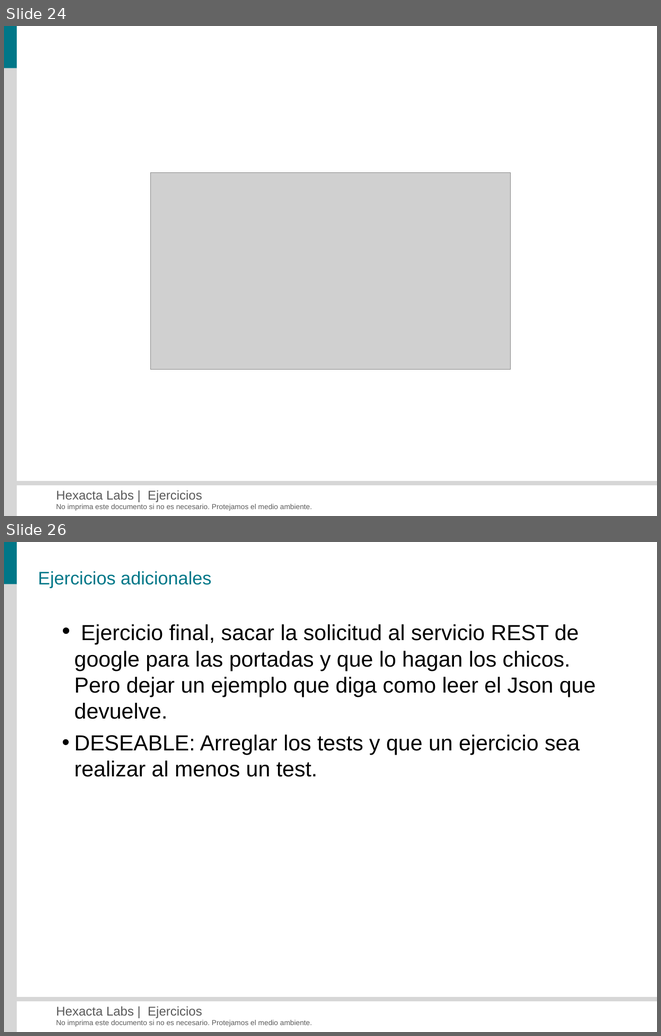
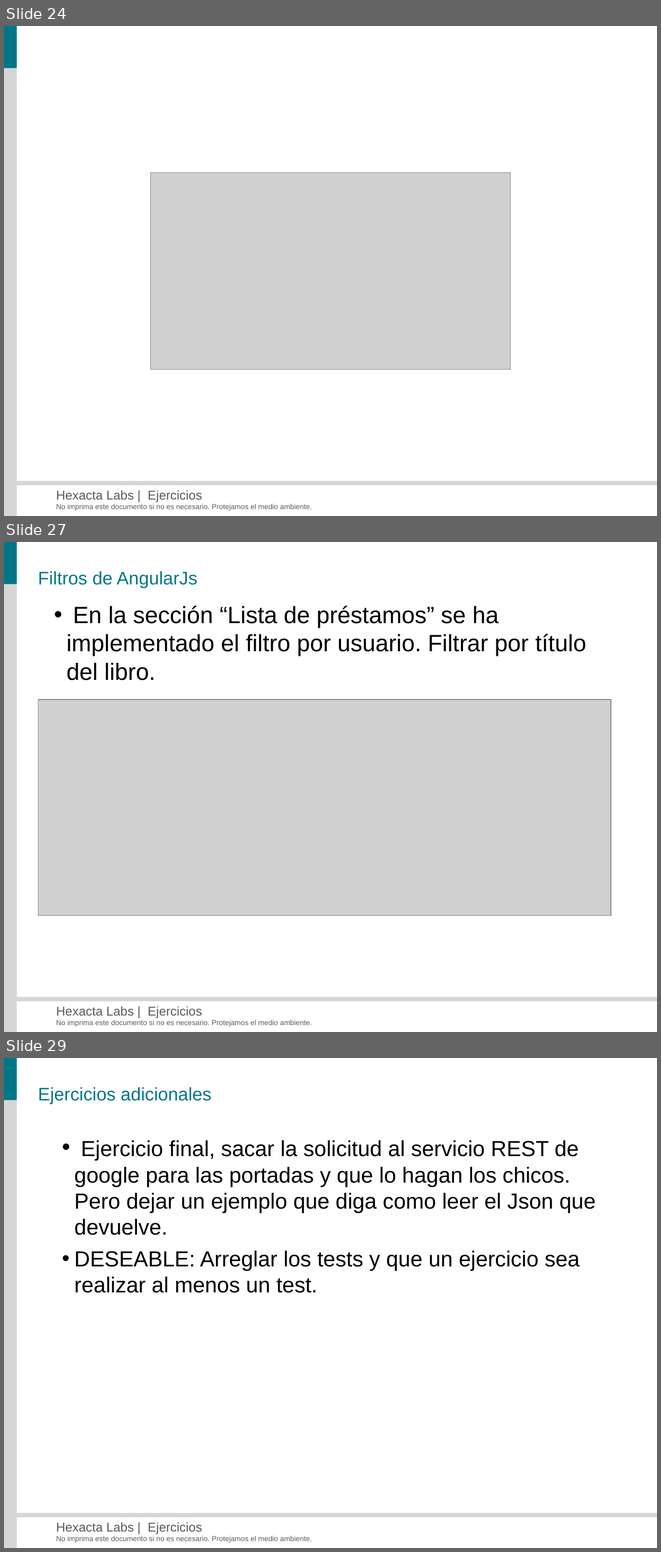
Before and after one commit to hexacta/HexactaLabs-Java, a slide deck: Material AngularJS/HexactaLabs-Ejercicios 1-10(Nueva Interfaz).ppt. Shown one above the other, each under a label of ours: slides 24 and 26 before the commit, slides 24, 27 and 29 after it; the slides between them are not shown. The pictures are 661x1036 and 661x1552 pixels, drawn with LibreOffice and Linux fonts; fonts in the diff are those of the drawing; grey boxes stand for pictures; background and template pictures are left out. Boxes give left, top, right and bottom in pixels: in the first picture for what was removed or moved away, otherwise in the second. Text is boxed around its words. In the diff, an @@ line names an element or a change of style, - is before the commit and + after.

```diff
--- a/Material AngularJS/HexactaLabs-Ejercicios 1-10(Nueva Interfaz).ppt
+++ b/Material AngularJS/HexactaLabs-Ejercicios 1-10(Nueva Interfaz).ppt
@@ slide 27 added at box(4, 542, 657, 1032), background #FFFFFF; not listed: 5 template elements that a slide beside it also shows @@
@@ title added at box(38, 571, 197, 588), 20 pt, text #007788 @@
+Filtros de AngularJs
@@ text added at box(67, 606, 586, 680), 26 pt, text #000000 @@
+• En la sección “Lista de préstamos” se ha implementado el filtro por usuario. Filtrar por título del libro.
@@ picture added at box(38, 699, 611, 916) @@
@@ what was slide 26 is now slide 29 @@
```
Also in this commit, not shown: 2 other slides added, 12 other files.
